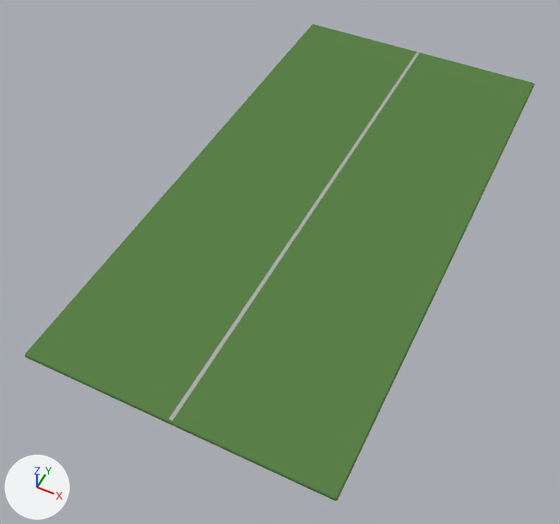
Two versions of the Blender file development/3d models/resource/Feature Me Behavior/Holdnote.blend, one commit apart.
Both versions are drawn from a 50 mm lens placed at (3.03, -3.36, 7.55), pointed at (-0.22, 3.14, -0.58). The axes (+X, +Y, +Z) are drawn at lower left. The lights are the same throughout.

Names of what the first picture shows: 'Line', 'NoteBase'.
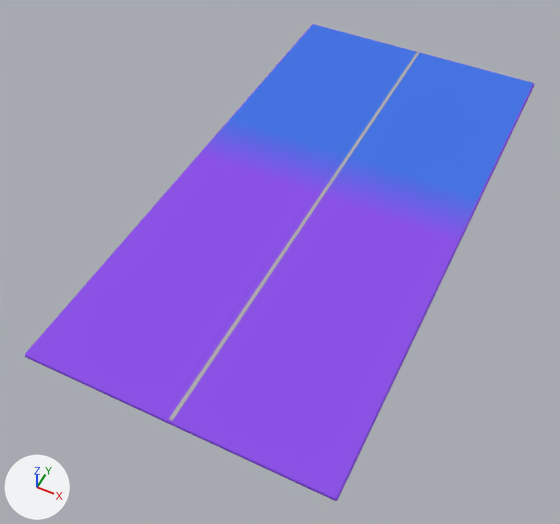
Scene script edits in JSON lines:
```json
{"op": "add", "block": "img_holdnotematerial_png", "code": ["img_holdnotematerial_png = load_image('holdnoteMaterial.png', 'holdnoteMaterial.png', 1024, 1024, 'sRGB')"]}
{"op": "remove", "block": "mat_base", "code": "mat_base.base_color = (0.106, 0.221, 0.0674)  # green #5c8149"}
{"op": "add", "block": "mat_base", "code": "mat_base.texture = img_holdnotematerial_png"}
```

Pixel boxes [x1, y1, x2, y2] of what changed, in the pictures (560 x 524 px):
```json
{"object": "NoteBase", "change": "surface changed", "before": [25, 24, 535, 501], "after": [25, 24, 535, 501]}
```
